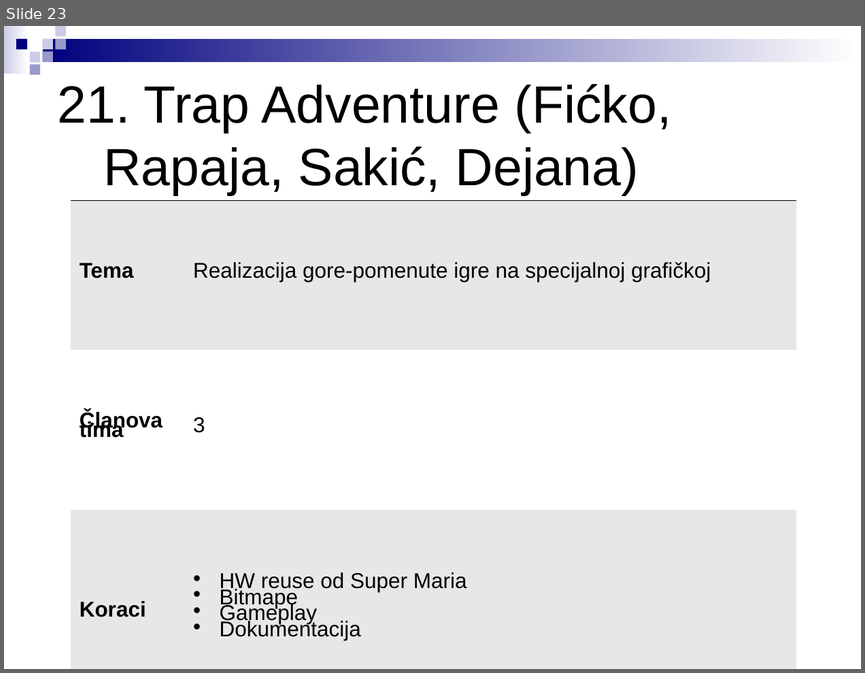
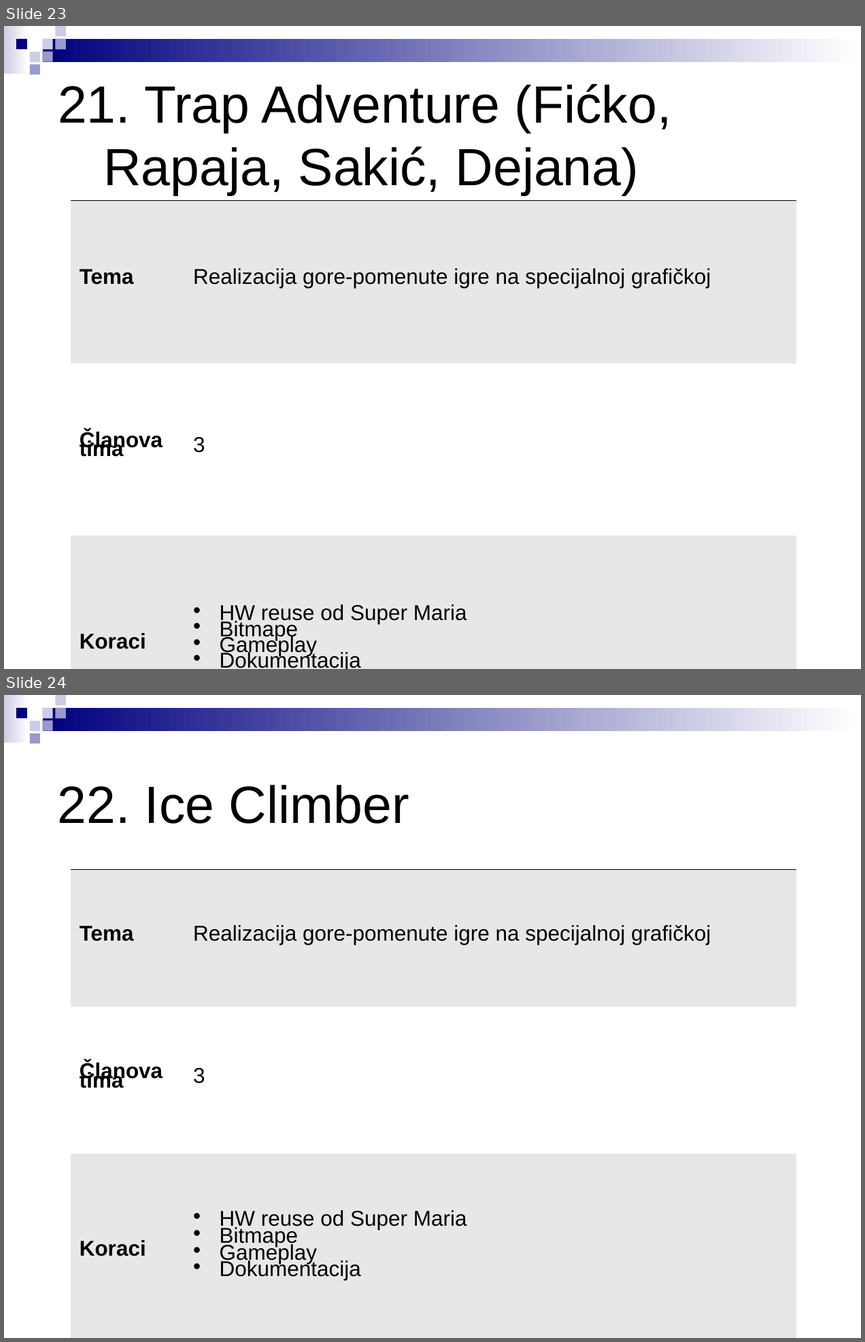
Before and after one commit to stefankoncarevic/projects_2018, a slide deck: LPRS2_projekti.ppt. Shown one above the other, each under a label of ours: slide 23 before the commit, slides 23 and 24 after it. The pictures are 865x673 and 865x1342 pixels, drawn with LibreOffice and Linux fonts; fonts in the diff are those of the drawing. Boxes give left, top, right and bottom in pixels: in the first picture for what was removed or moved away, otherwise in the second. Text is boxed around its words. In the diff, an @@ line names an element or a change of style, - is before the commit and + after.

```diff
--- a/LPRS2_projekti.ppt
+++ b/LPRS2_projekti.ppt
@@ slide 24 added at bbox=[4, 695, 861, 1338], background #FFFFFF; not listed: 9 template elements that a slide beside it also shows @@
@@ text added at bbox=[58, 785, 409, 824], 44 pt, text #000000 @@
+22. Ice Climber
@@ table added at bbox=[71, 869, 796, 1338], 3 rows, 2 columns @@
+Tema | Realizacija gore-pomenute igre na specijalnoj grafičkoj
+Članova tima | 3
+Koraci | HW reuse od Super Maria / Bitmape / Gameplay / Dokumentacija
@@ slide 23 changed as well @@
@@ table at bbox=[71, 200, 796, 669] @@
@@ line spacing 0.38 to 0.36 @@
```
Also in this commit, not shown: 24 other slides changed, 1 other slide added, 1 other file.
